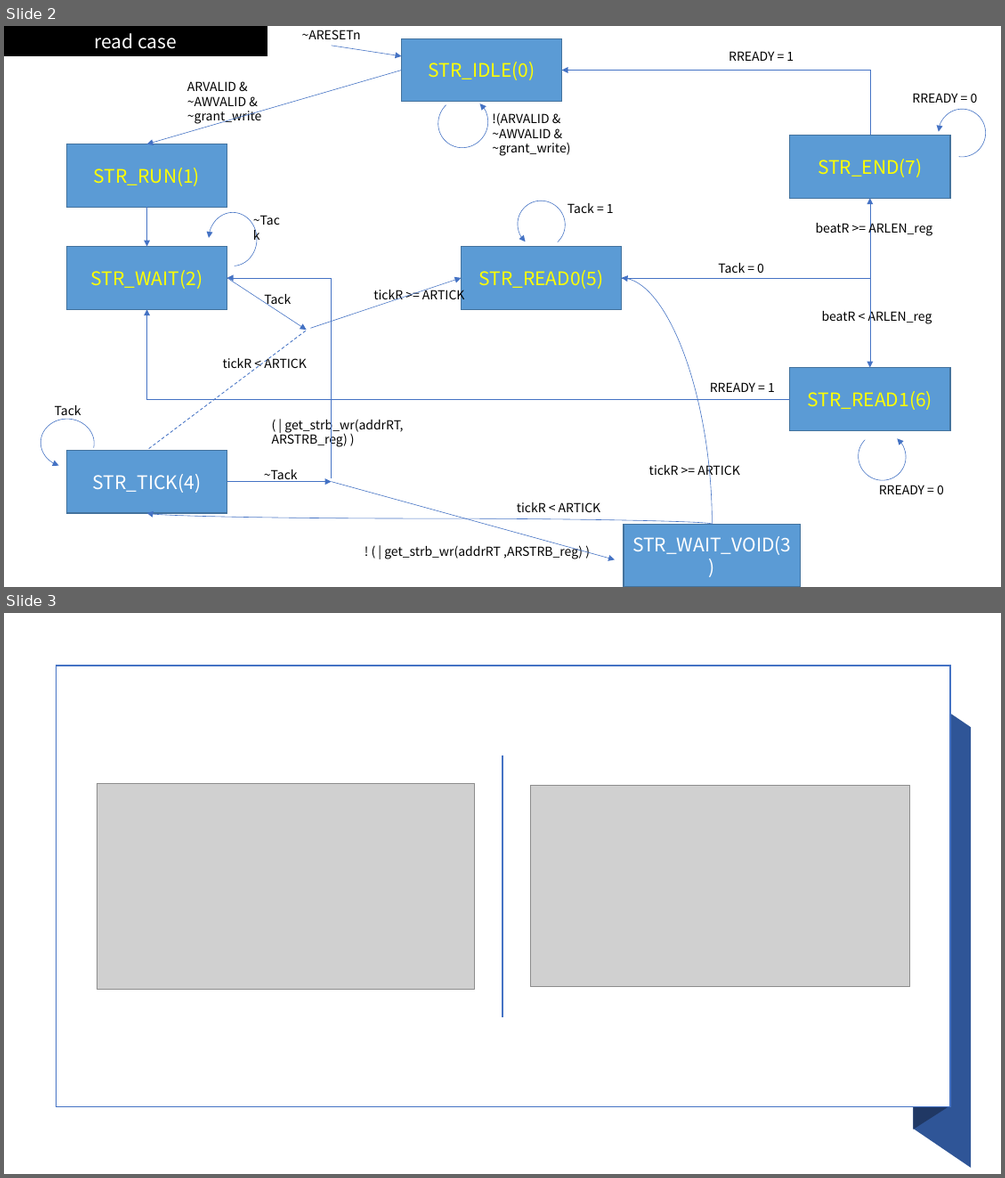
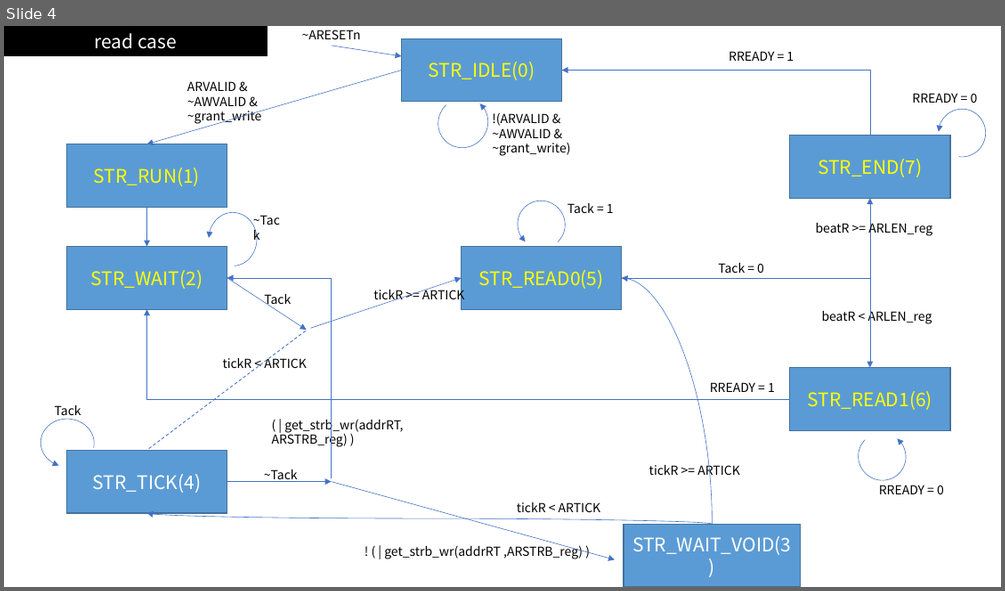
Before and after one commit to jeongjiseung/amba-bus-study, a slide deck: axi_dma/state diagram_yet.pptx. Shown one above the other, each under a label of ours: slides 2 and 3 before the commit, slide 4 after it. The pictures are 1005x1178 and 1005x591 pixels, drawn with LibreOffice and Linux fonts; fonts in the diff are those of the drawing; grey boxes stand for pictures. Boxes give left, top, right and bottom in pixels: in the first picture for what was removed or moved away, otherwise in the second. Text is boxed around its words. In the diff, an @@ line names an element or a change of style, - is before the commit and + after.

```diff
--- a/axi_dma/state diagram_yet.pptx
+++ b/axi_dma/state diagram_yet.pptx
@@ slide 3 removed at <box>4,613,1001,1174</box>, background #FFFFFF @@
@@ rectangle removed at <box>57,666,951,1107</box> @@
@@ freeform shape removed at <box>914,666,947,1129</box> @@
@@ freeform shape removed at <box>914,688,971,1167</box> @@
@@ line removed from (502, 755) to (502, 1017) @@
@@ picture removed at <box>97,784,475,989</box> @@
@@ picture removed at <box>531,786,910,987</box> @@
@@ what was slide 2 is now slide 4 @@
```
Also in this commit, not shown: 1 slide changed, 2 slides added, 52 other files.
